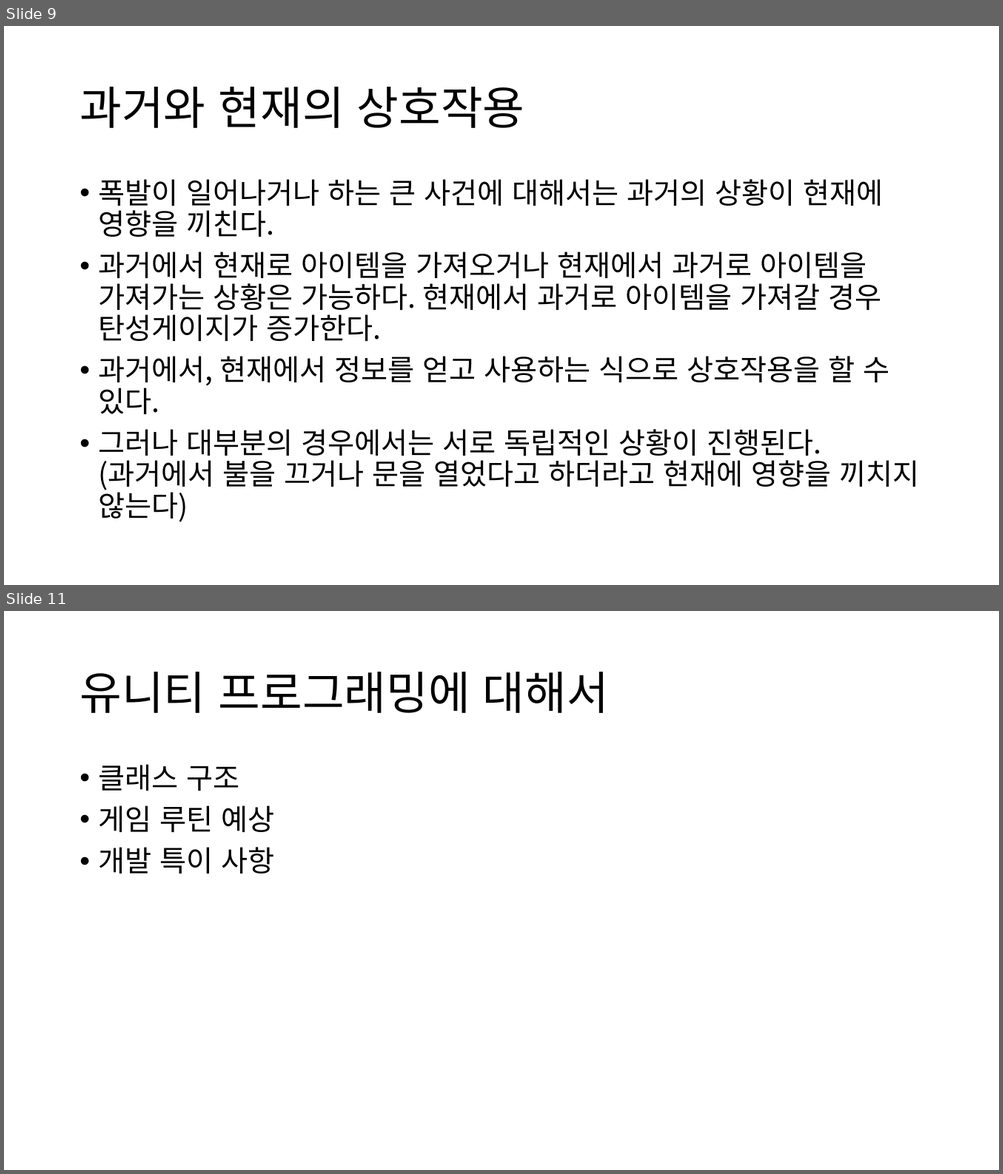
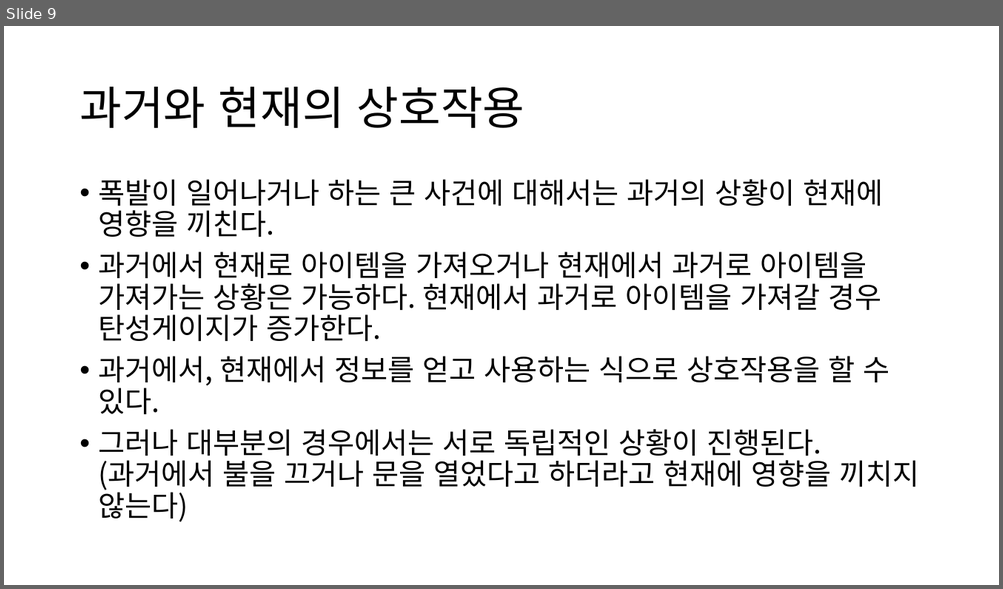
Before and after one commit to JSungMin/MomentFlow05, a slide deck: Documents/기획/시스템기획/게임플레이기획_시스템.pptx. Shown one above the other, each under a label of ours: slides 9 and 11 before the commit, slide 9 after it; the slides between them are not shown. The pictures are 1003x1174 and 1003x589 pixels, drawn with LibreOffice and Linux fonts; fonts in the diff are those of the drawing. Boxes give left, top, right and bottom in pixels: in the first picture for what was removed or moved away, otherwise in the second. Text is boxed around its words. In the diff, an @@ line names an element or a change of style, - is before the commit and + after.

```diff
--- a/Documents/기획/시스템기획/게임플레이기획_시스템.pptx
+++ b/Documents/기획/시스템기획/게임플레이기획_시스템.pptx
@@ slide 11 removed at box(4, 611, 999, 1170), background #FFFFFF @@
@@ title removed at box(79, 672, 609, 713) @@
-유니티 프로그래밍에 대해서
@@ text removed at box(99, 764, 275, 874) @@
-• 클래스 구조
-• 게임 루틴 예상
-• 개발 특이 사항
```
Also in this commit, not shown: 4 slides changed, 16 other files.
